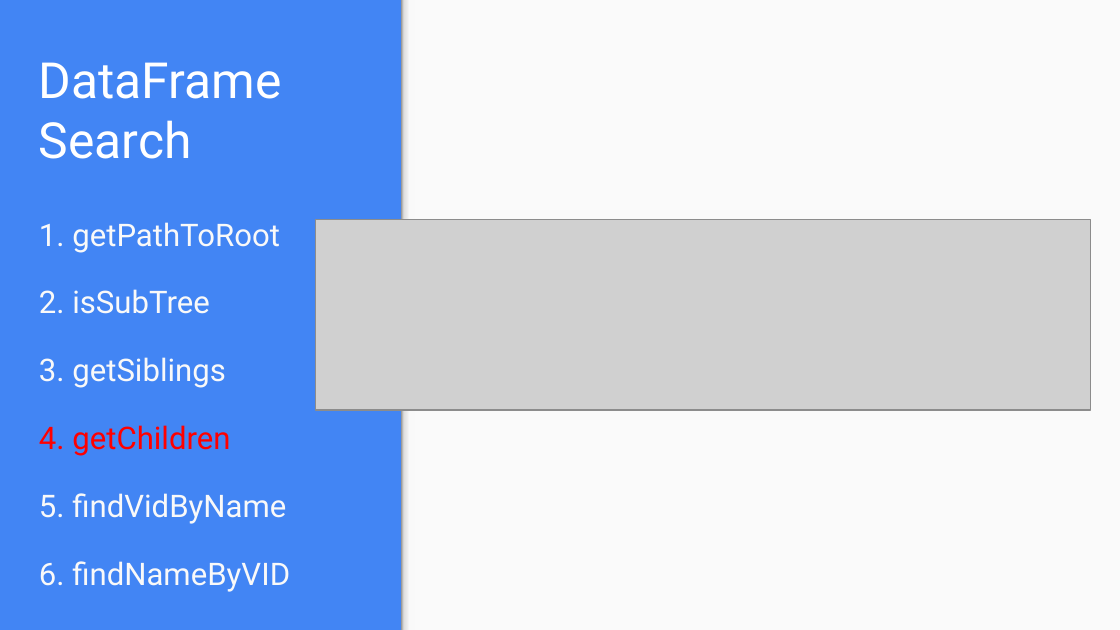
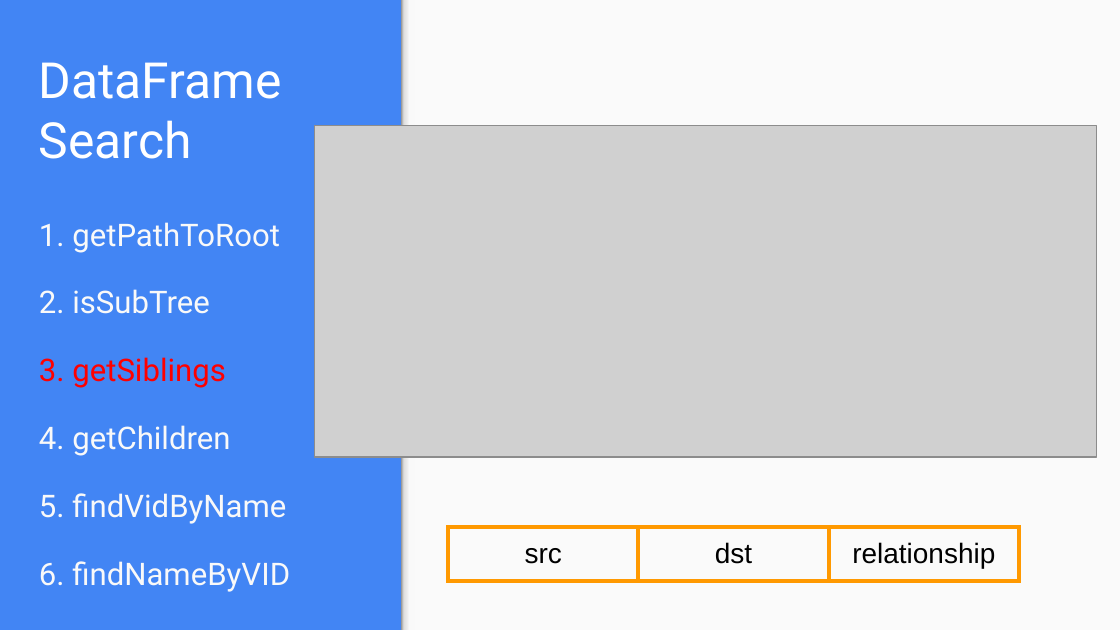
Before and after one commit to Houzl/CSYE7200FinalProject, a slide deck: slide 19 of CSYE7200 Scala Final Presentation Slides.pptx (slide 20 before the commit). Drawn at 1120x630 pixels with LibreOffice and Linux fonts; fonts in the diff are those of the drawing; grey boxes stand for pictures. Boxes give left, top, right and bottom in pixels: in the first picture for what was removed or moved away, otherwise in the second. Text is boxed around its words. In the diff, an @@ line names an element or a change of style, - is before the commit and + after.

```diff
--- a/CSYE7200 Scala Final Presentation Slides.pptx
+++ b/CSYE7200 Scala Final Presentation Slides.pptx
@@ picture: place and size @@
-picture at (316,220,1091,410)
+picture at (315,125,1098,457)
@@ text at (39,357,230,456): text colour #F9F9F9 to #FF0000 in "3. getSiblings"; text colour #FF0000 to #F9F9F9 in "4. getChildren" @@
@@ table added at (448,528,1019,584), 1 rows, 3 columns @@
+src | dst | relationship
```
Also in this commit, not shown: 17 other slides changed, 1 slide added.
